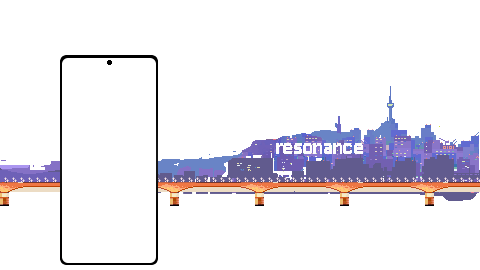
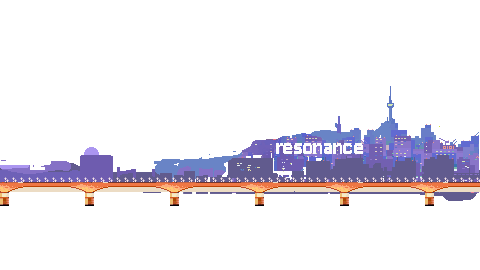
Layer changes from the first 480×270 image to the second:
removed layer "화면" over (62, 58, 156, 263)
removed layer "스맛" over (60, 55, 158, 265)